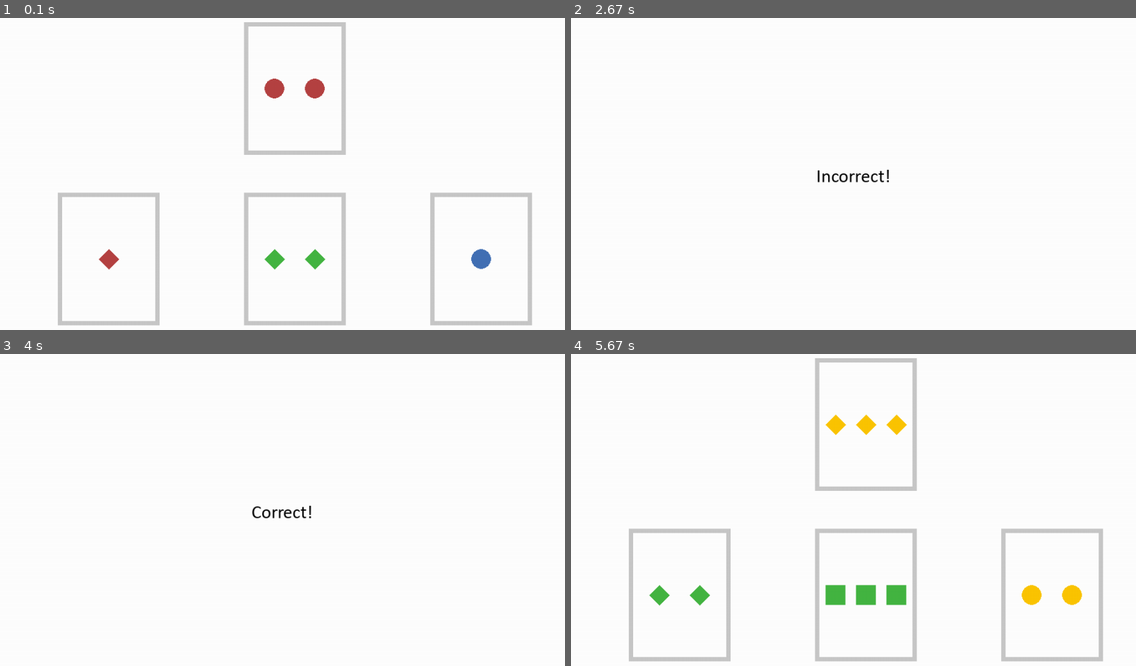
Above: before the commit, frames 1-4 (two rows, left to right).
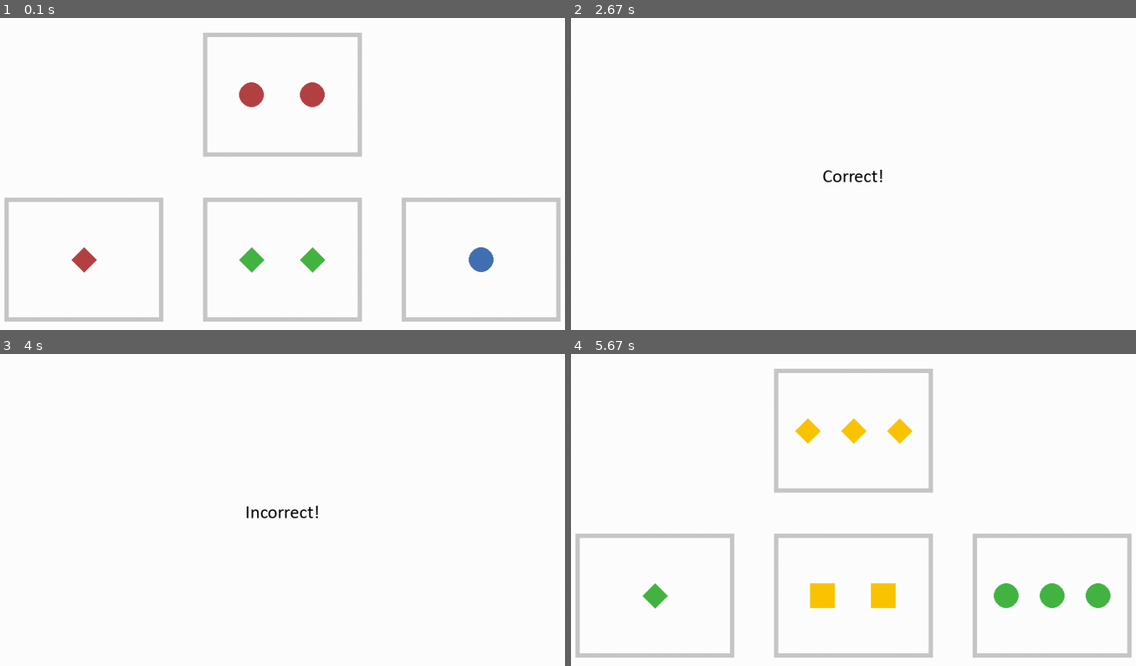
Above: after the commit, the same moments.

Repository: H-E-R-O-System/hero-monitor
Game: pygame game, started from games/wisconsin_card_sorting_test/main.py
The game is run twice, just before and just after one commit, with the same random seed, the same clock (stepped at 60 frames per second) and the same inputs.
Inputs (mouse positions are in pixels of both pictures, inside the frame that each line leads up to):
- Up to frame 1 (0.1 s): no input
- Up to frame 2 (2.67 s): click (830, 192) at 0.38 s; move the mouse to (655, 264) at 1.17 s; click (655, 264) at 1.33 s; move the mouse to (825, 273) at 2.25 s; click (825, 273) at 2.53 s
- Up to frame 3 (4 s): move the mouse to (293, 553) at 2.95 s; click (293, 553) at 3.27 s; move the mouse to (519, 653) at 3.72 s
- Up to frame 4 (5.67 s): click (1090, 653) at 4.08 s; move the mouse to (1073, 609) at 5.53 s

The runs differ from the first frame. In frame 1, 11% of the frame differs, in the area x 0-100%, y 1-99%; in frame 2, 0.2%; in frame 3, 0.2%; in frame 4, 13%.

Commit message:
include consultation scale function for testing

Diff:
--- a/consultation.py
+++ b/consultation.py
@@ -19,7 +19,7 @@
 
 
 class Consultation:
-    def __init__(self, user=None, enable_speech=True):
+    def __init__(self, user=None, enable_speech=True, scale=1):
 
         if user:
             self.user = user
@@ -29,7 +29,8 @@
 
         self.config = ConsultConfig(speech=enable_speech)
 
-        self.display_size = pg.Vector2(1024, 600)
+        self.display_size = pg.Vector2(1024, 600) * scale
+        print(self.display_size)
 
         # load all attributes which utilise any pygame surfaces!
 
@@ -178,7 +179,7 @@
 
 if __name__ == "__main__":
     pg.init()
-    consult = Consultation()
+    consult = Consultation(scale=0.8)
     consult.loop()
 
     if consult.output is not None:
--- a/consultation/perceived_stress_score.py
+++ b/consultation/perceived_stress_score.py
@@ -43,7 +43,7 @@
 
     def ask_question(self, text=None):
         if not text:
-            self.touch_screen.load_likert_buttons(height=275)
+            self.touch_screen.load_likert_buttons(height=self.touch_screen.screen.size.y / 2)
             question = self.questions[self.question_idx]
             text = question.text
             self.display_screen.instruction = None
--- a/consultation/touch_screen.py
+++ b/consultation/touch_screen.py
@@ -37,7 +37,7 @@
                                     sprite=True)
 
             elif obj.object_type == "card":
-                screen.add_surf(obj.image, pos=obj.rect.topleft, sprite=True)
+                screen.add_surf(obj.image, pos=obj.rect.topleft, location=BlitLocation.topLeft, sprite=True)
 
 
 class TouchScreen:
--- a/games/wisconsin_card_sorting_test/engine.py
+++ b/games/wisconsin_card_sorting_test/engine.py
@@ -4,14 +4,14 @@
 
 rules = ['colour', 'shape', 'shape_count']
 
-class CardGameEngine():
 
-    def __init__(self, quiz_coord, option_coords):
-        self.clock = pg.time.Clock()
+class CardGameEngine:
+    def __init__(self, quiz_coord, option_coords, card_size=(164, 214)):
         self.rule = random.choice(rules)
         print(self.rule)
         self.score = 0
         self.turns = 0
+        self.card_size = card_size
         self.quiz_coord = quiz_coord
         self.option_coords = option_coords
         self.deck = None
@@ -19,29 +19,9 @@
         self.deal()
 
     def deal(self):
-        self.deck = Deck(self.rule)
+        self.deck = Deck(self.rule, card_size=self.card_size)
         self.deck.quiz_card.rect.topleft = self.quiz_coord
         self.deck.shuffle()
         for idx, card in enumerate(self.deck.cards):
             card.rect.topleft = self.option_coords[idx]
         self.deck.update()
-
-    def correct_selection(self, screen):
-        self.score += 1
-        self.selection_result_screen(screen, 'Correct!', (0, 255, 0))
-
-    def incorrect_selection(self, screen):
-        self.selection_result_screen(screen, 'Incorrect', (255, 0, 0))
-
-    def selection_result_screen(self, screen, text, text_colour):
-        start_time = pg.time.get_ticks()
-        duration = 2000
-        font = pg.font.Font(None, 60)
-
-        while pg.time.get_ticks() - start_time <= duration:
-            screen.fill((255, 255, 255))
-            text_surface = font.render(text, True, text_colour)  # Green text
-            text_rect = text_surface.get_rect(center=(512, 300))
-            screen.blit(text_surface, text_rect)
-            pg.display.flip()
-            self.clock.tick(60)
--- a/games/wisconsin_card_sorting_test/main.py
+++ b/games/wisconsin_card_sorting_test/main.py
@@ -8,6 +8,7 @@
 from consultation.touch_screen import TouchScreen, GameObjects
 from consultation.display_screen import DisplayScreen
 from consultation.screen import Colours, BlitLocation
+import math
 
 
 class CardGame:
@@ -34,10 +35,19 @@
 
         self.running = True
         pg.display.set_caption('Wisconsin Card Sorting Test')
-        self.quiz_coord = (450, 50)
-        self.option_coords = [(150, 325), (450, 325), (750, 325)]
 
-        self.engine = CardGameEngine(self.quiz_coord, self.option_coords)
+        # Card positioning in the screen. The positions specify the center of the card.
+        option_count = 3
+        card_width, h_gap = math.pow(option_count + 1, -1), math.pow(option_count + 1, -2)
+        card_height, v_gap = math.pow(3, -1), math.pow(3, -2)
+
+        self.quiz_coord = (0.5*self.display_size.x *(1 - card_width), v_gap * self.display_size.y)
+        self.option_coords = [((idx*card_width + (idx+1) * h_gap) * self.display_size.x,
+                               (card_height + 2 * v_gap) * self.display_size.y)
+                              for idx in range(option_count)]
+
+        self.engine = CardGameEngine(self.quiz_coord, self.option_coords,
+                                     card_size=(self.display_size.x/4, self.display_size.y/3))
 
         self.max_turns = max_turns
 
--- a/games/wisconsin_card_sorting_test/models.py
+++ b/games/wisconsin_card_sorting_test/models.py
@@ -7,7 +7,7 @@
 
 
 class Card(pg.sprite.Sprite):
-    def __init__(self, deck, size=(164, 214), colour=None, shape=None, shape_count=None):
+    def __init__(self, deck, size, colour=None, shape=None, shape_count=None):
         super().__init__()
         self.object_type = "card"
         self.size = pg.Vector2(size)
@@ -71,18 +71,18 @@
 
 
 class Deck:
-    def __init__(self, rule):
+    def __init__(self, rule, card_size):
         self.rule = rule
         self.quiz_shape = random.choice(shapes)
         self.quiz_colour = random.choice(colours)
         self.quiz_shape_count = random.randint(1, 3)
-        self.quiz_card = Card(deck=self, shape=self.quiz_shape,
+        self.quiz_card = Card(deck=self, size=card_size, shape=self.quiz_shape,
                               colour=self.quiz_colour, shape_count=self.quiz_shape_count)
 
         self.cards = []
-        self.cards.append(Card(deck=self, shape=self.quiz_shape))
-        self.cards.append(Card(deck=self, colour=self.quiz_colour))
-        self.cards.append(Card(deck=self, shape_count=self.quiz_shape_count))
+        self.cards.append(Card(deck=self, size=card_size, shape=self.quiz_shape))
+        self.cards.append(Card(deck=self, size=card_size, colour=self.quiz_colour))
+        self.cards.append(Card(deck=self, size=card_size, shape_count=self.quiz_shape_count))
 
         self.all_cards = [*self.cards.copy(), self.quiz_card]
 
